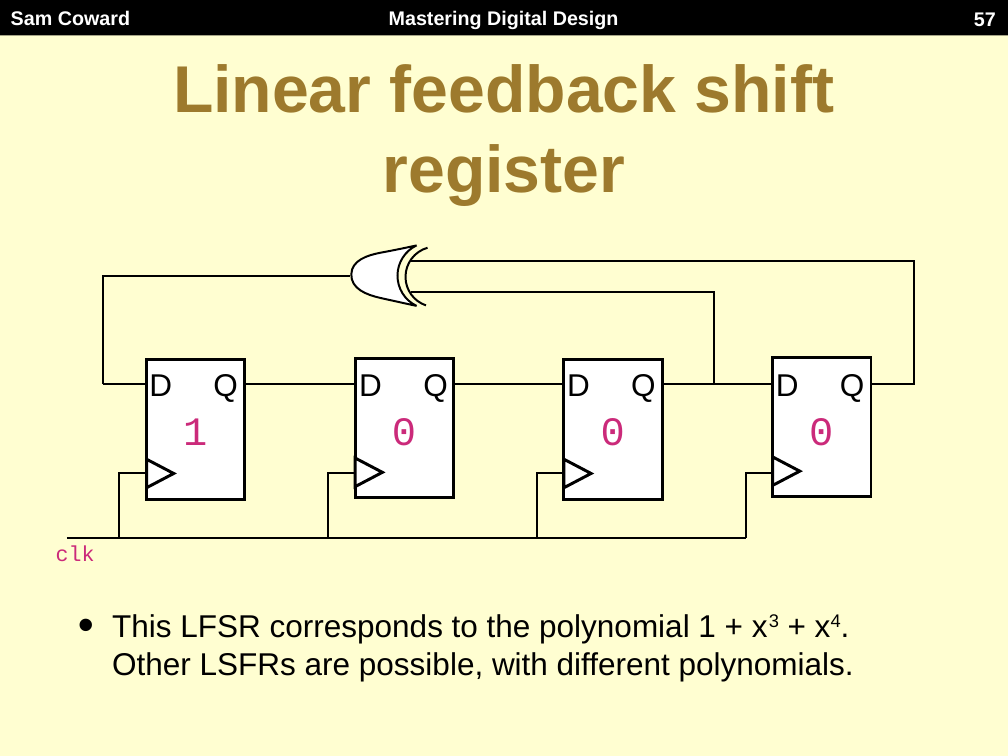
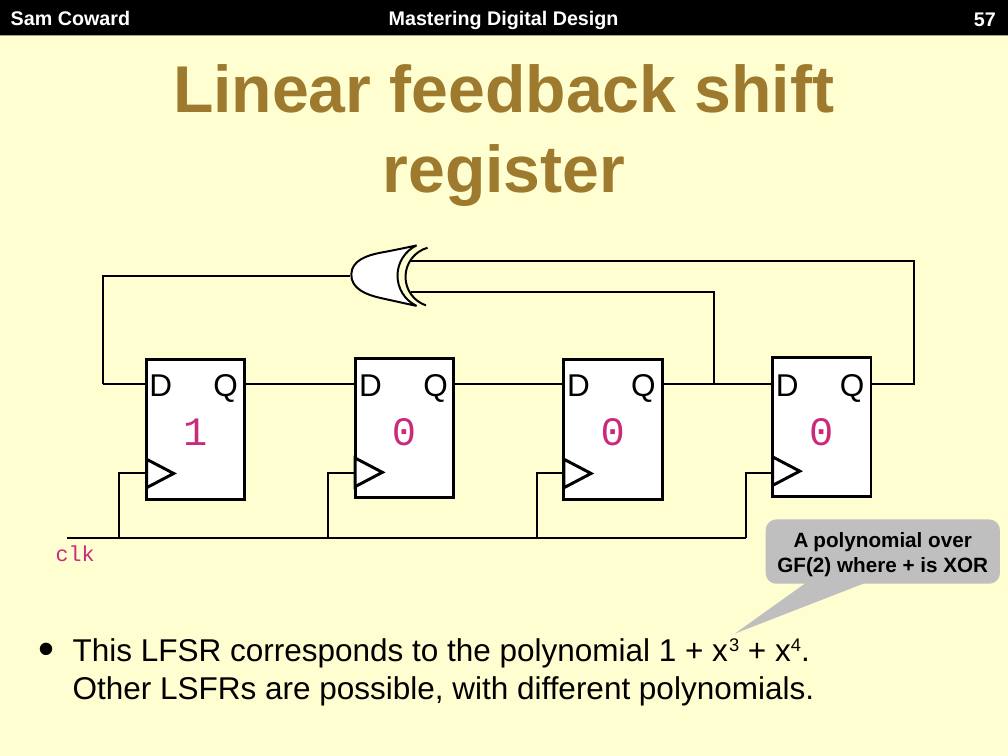
Before and after one commit to Mastering-Digital-Design/Lab-Module, a slide deck: slide 57 of lectures/lecture2.pptx. Drawn at 1008x756 pixels with LibreOffice and Linux fonts; fonts in the diff are those of the drawing. Boxes give left, top, right and bottom in pixels: in the first picture for what was removed or moved away, otherwise in the second. Text is boxed around its words. In the diff, an @@ line names an element or a change of style, - is before the commit and + after.

```diff
--- a/lectures/lecture2.pptx
+++ b/lectures/lecture2.pptx
@@ rounded speech box added at <box>766,520,999,584</box>, fill #BFBFBF, 21 pt, text #000000, bold @@
+A polynomial over GF(2) where + is XOR
@@ text "This LFSR corresponds to the ...": place and size @@
-text "This LFSR corresponds to the ..." at <box>112,614,854,681</box>
+text "This LFSR corresponds to the ..." at <box>73,638,814,705</box>
```
Also in this commit, not shown: 1 other slide changed.
